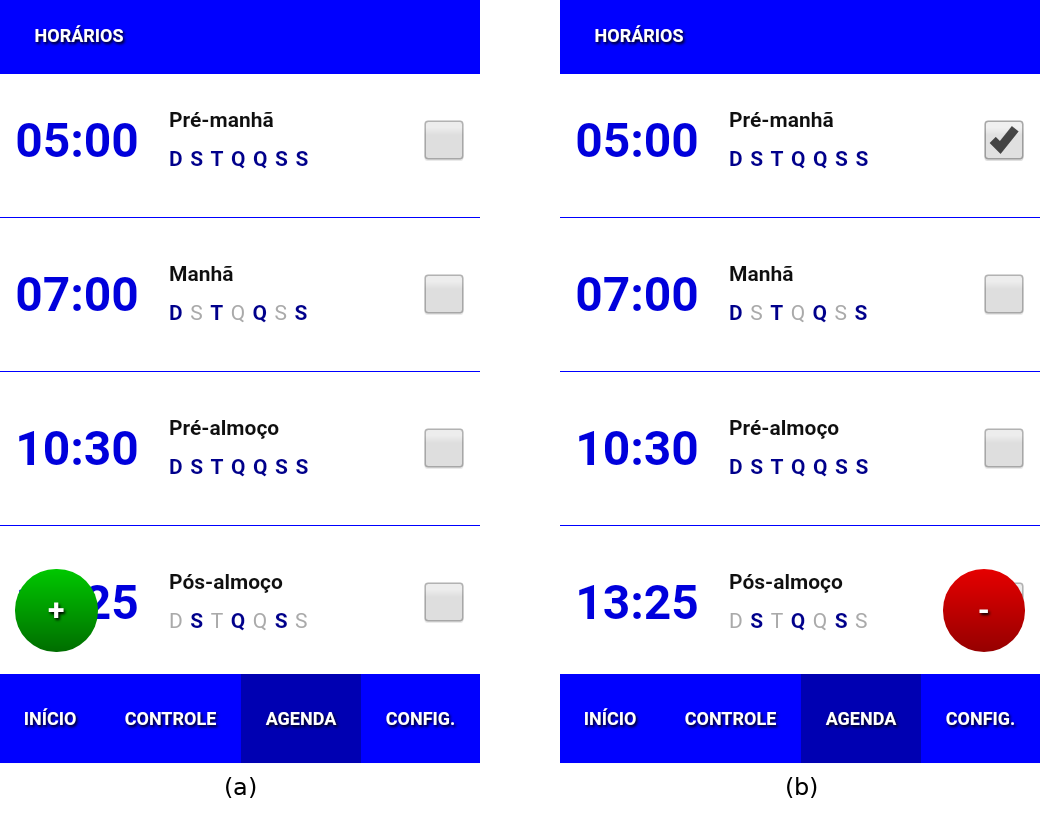
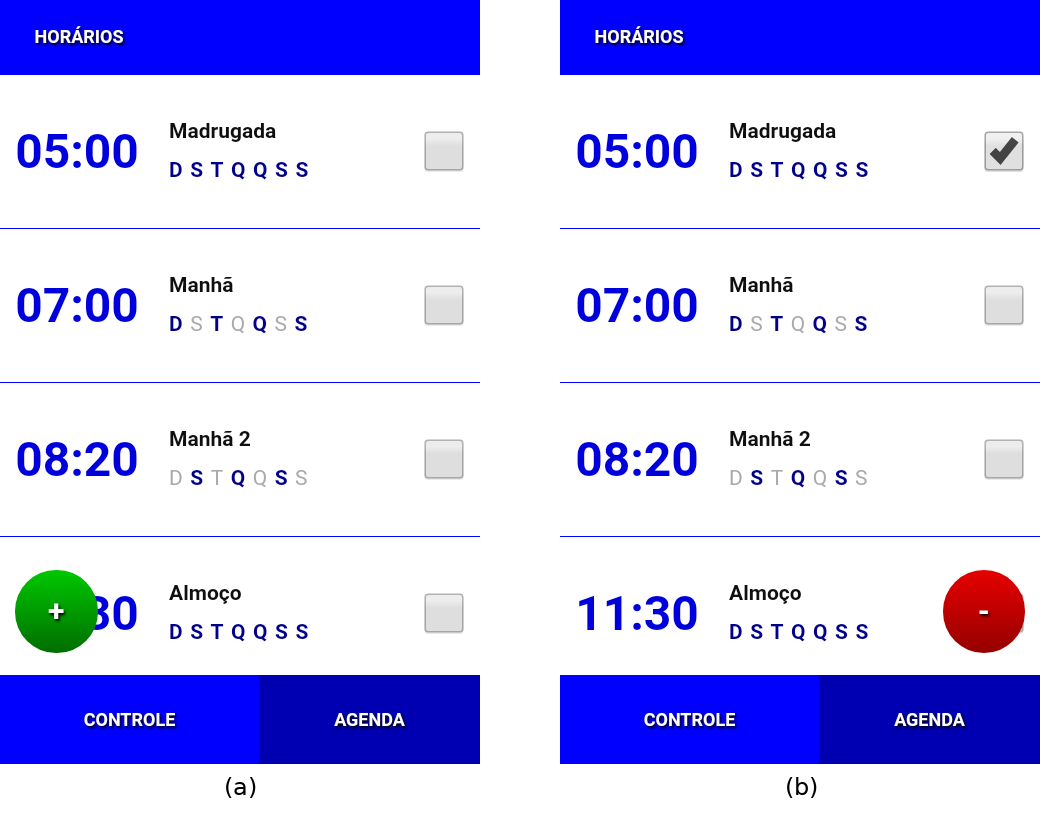
Layers edited between the first and the second 1040 x 820 image:
renamed "(b)" to "agendamentos.png", painted on it over [0, 24, 1040, 764]
removed layer "Camada" over [0, 24, 1040, 764]
